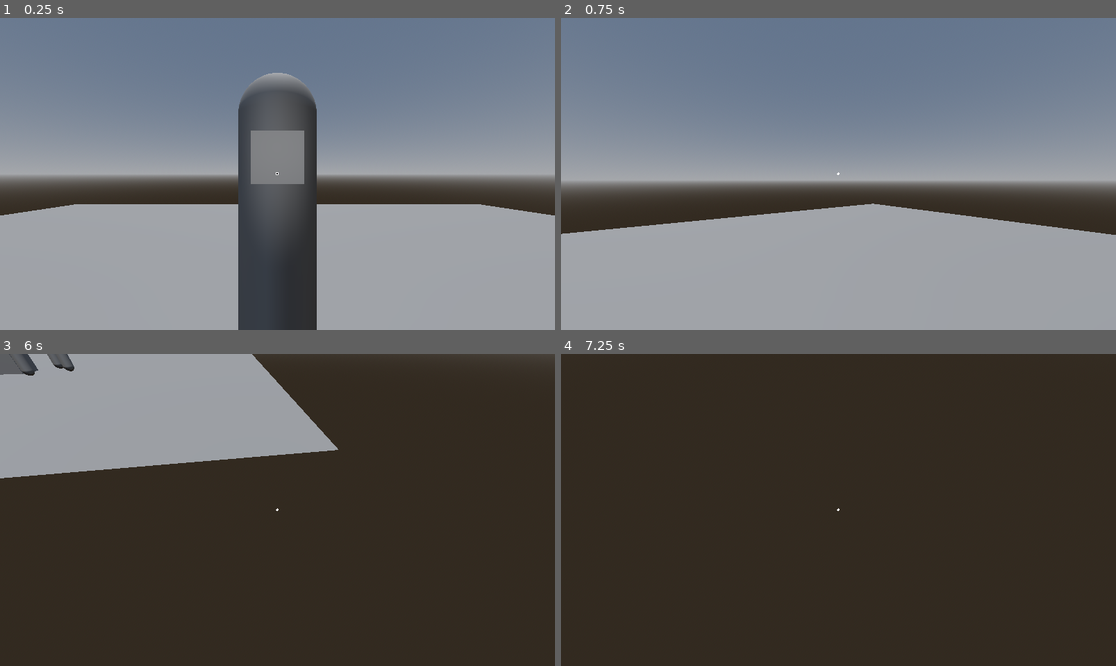
Above: before the commit, frames 1-4 (two rows, left to right).
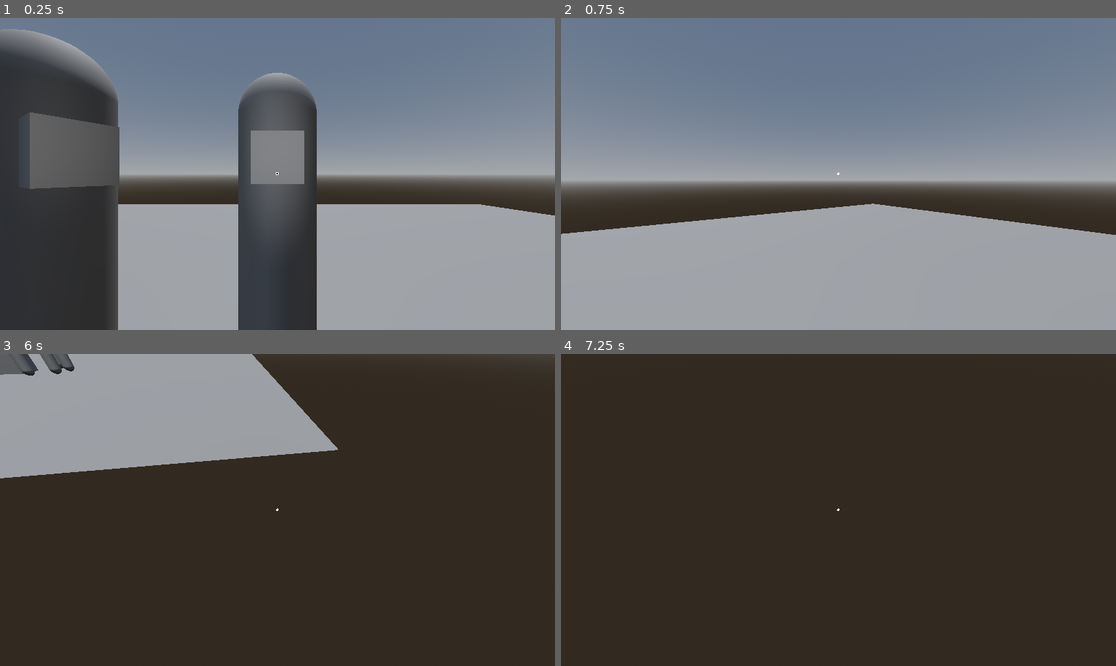
Above: after the commit, the same moments.

Repository: derpen/Godot-Dialogue-System
Game: Godot game, scene res://scene/main.tscn
Two runs of this game, one before a commit and one after it. Both use one fixed random seed, a clock stepped at 60 frames per second and the inputs below.
Inputs (mouse positions are in pixels of both pictures, inside the frame that each line leads up to):
- Up to frame 1 (0.25 s): no input
- Up to frame 2 (0.75 s): tap Enter at 0.5 s; move the mouse to (866, 174) at 0.52 s; hold W (move_forward) from 0.53 s (still down); click (866, 174) at 0.6 s
- Up to frame 3 (6 s): move the mouse to (249, 510) at 1.27 s; click (249, 510) at 1.35 s; move the mouse to (288, 503) at 2.02 s; tap Q at 2.1, 4.35 s; click (288, 503) at 2.3 s; move the mouse to (249, 572) at 2.77 s; click (249, 572) at 2.85 s; tap Space at 3.5, 5 s; move the mouse to (444, 556) at 3.52 s; release W (move_forward) at 3.53 s; hold A (move_left) 3.53-5.03 s; click (444, 556) at 3.6 s; tap Enter at 4.25 s; move the mouse to (111, 463) at 4.27 s; click (111, 463) at 4.55 s; move the mouse to (283, 510) at 5.02 s; hold W (move_forward) 5.03-5.78 s; click (283, 510) at 5.1 s; move the mouse to (255, 503) at 5.77 s; hold D (move_right) from 5.78 s (still down); click (255, 503) at 5.85 s
- Up to frame 4 (7.25 s): move the mouse to (866, 510) at 6.52 s; release D (move_right) at 6.53 s; hold W (move_forward) from 6.53 s (still down); tap Q at 6.6 s; click (866, 510) at 6.8 s

The runs differ from the first frame. In frame 1, 17% of the frame differs, in the area x 0-22%, y 3-100%; in frame 2, nothing differs; in frame 3, 0.1%; in frame 4, nothing differs.

Commit message:
A temporary stop

Diff:
--- a/interactable/interactable_action.gd
+++ b/interactable/interactable_action.gd
@@ -4,7 +4,28 @@
 ## A lot of voodoos in this file
 ## Apologies
 
-enum ACTION_TYPE { NORMAL_DIALOGUE, CHOICE, ITEM, CUSTOM_ACTION }
+enum ACTION_TYPE {
+	## Will show dialogue
+	NORMAL_DIALOGUE,
+
+	## Will spawn a button that is handled by Player class.
+	## Key will be the text of the button,
+	## while the value will be the next node.
+	## I should probably switch that up though, lol
+	CHOICE,
+
+	## Can give an item to the player, and also check if
+	## player has certain item, before allowing them
+	## to proceed down the action tree
+	ITEM,
+
+	## Stop interaction temporarily, next node will continue
+	## after being interacted again
+	STOP,
+
+	## Add your own action to do on each Action node
+	CUSTOM_ACTION
+	 }
 
 @export var action_type : ACTION_TYPE:
 	set(new_action_type):
@@ -86,6 +107,9 @@
 			elif action_type == ACTION_TYPE.ITEM:
 				_action_handle_item()
 
+			elif action_type == ACTION_TYPE.STOP:
+				_action_handle_stop()
+
 			elif action_type == ACTION_TYPE.CUSTOM_ACTION:
 				_action_handle_custom_action()
 	else:
@@ -141,6 +165,12 @@
 
 func _action_handle_choice() -> void:
 	player_character.dialogue_handler._choices_show(choices)
+
+
+func _action_handle_stop() -> void:
+	player_character._set_player_state_walking()
+	has_been_visited = true
+	reset_node = false ## Not sure this is needed ?
 
 
 func _action_handle_choice_picked(which_choice : NodePath) -> void:
@@ -250,6 +280,15 @@
 				"usage": PROPERTY_USAGE_EDITOR | PROPERTY_USAGE_STORAGE | PROPERTY_USAGE_SCRIPT_VARIABLE
 			})
 
+		if action_type == ACTION_TYPE.STOP:
+			ret.append({
+				"name": &"next_action",
+				"type": TYPE_NODE_PATH,
+				"hint" : PROPERTY_HINT_NODE_TYPE,
+				"hint_string" : "InteractableAction",
+				"usage": PROPERTY_USAGE_EDITOR | PROPERTY_USAGE_STORAGE | PROPERTY_USAGE_SCRIPT_VARIABLE
+			})
+
 		if action_type == ACTION_TYPE.CUSTOM_ACTION:
 			ret.append({
 				"name": &"custom_action",
--- a/scene/main.tscn
+++ b/scene/main.tscn
@@ -1,10 +1,11 @@
-[gd_scene load_steps=11 format=3 uid="uid://dvt72kowexqch"]
+[gd_scene load_steps=12 format=3 uid="uid://dvt72kowexqch"]
 
 [ext_resource type="PackedScene" uid="uid://eun1ujiv3phy" path="res://player/Player.tscn" id="1_itxqv"]
 [ext_resource type="PackedScene" uid="uid://dgwydnjkbagj5" path="res://scene/chair.tscn" id="2_v0l8b"]
 [ext_resource type="PackedScene" uid="uid://bjkr0ao1woxql" path="res://scene/npc_test_item_giver.tscn" id="3_wp4xf"]
 [ext_resource type="PackedScene" uid="uid://i3wsjs7e1kj1" path="res://scene/npc_test_item_receiver.tscn" id="4_brvut"]
 [ext_resource type="PackedScene" uid="uid://c63ybpwk6l64e" path="res://scene/npc_test_kidnapper.tscn" id="5_0ha60"]
+[ext_resource type="PackedScene" uid="uid://cvw88yvj07k1j" path="res://scene/npc_test_stop.tscn" id="6_4j5ol"]
 
 [sub_resource type="ProceduralSkyMaterial" id="ProceduralSkyMaterial_itxqv"]
 
@@ -49,3 +50,6 @@
 
 [node name="NPCKidnapper" parent="." instance=ExtResource("5_0ha60")]
 transform = Transform3D(1, 0, 0, 0, 1, 0, 0, 0, 1, 0, 0, 1.02941)
+
+[node name="NPCItemGiver2" parent="." instance=ExtResource("6_4j5ol")]
+transform = Transform3D(-0.5, 0, -0.866025, 0, 1, 0, 0.866025, 0, -0.5, -0.853191, 0, -0.765499)
--- /dev/null
+++ b/scene/npc_test_stop.tscn
@@ -0,0 +1,48 @@
+[gd_scene load_steps=6 format=3 uid="uid://cvw88yvj07k1j"]
+
+[ext_resource type="PackedScene" uid="uid://b55ybw77u563" path="res://interactable/interactable.tscn" id="1_e7cgo"]
+[ext_resource type="PackedScene" uid="uid://t5x38d5w0gmf" path="res://interactable/interactable_action.tscn" id="2_5xya2"]
+
+[sub_resource type="CapsuleShape3D" id="CapsuleShape3D_i76gx"]
+radius = 0.2
+
+[sub_resource type="BoxMesh" id="BoxMesh_i76gx"]
+size = Vector3(0.2, 0.2, 0.2)
+
+[sub_resource type="CapsuleMesh" id="CapsuleMesh_4ea8n"]
+radius = 0.2
+
+[node name="NPCItemGiver" type="CharacterBody3D"]
+collision_layer = 5
+collision_mask = 0
+
+[node name="Interactable" parent="." node_paths=PackedStringArray("focus_target") instance=ExtResource("1_e7cgo")]
+focus_target = NodePath("../CollisionShape3D/head/FocusTarget")
+
+[node name="FirstDialogue" parent="Interactable" instance=ExtResource("2_5xya2")]
+dialogues = Array[String](["Good day", "It's a bit cold out
+here, isn't it", "Make sure to get
+home quickly"])
+next_action = NodePath("Break")
+
+[node name="Break" parent="Interactable/FirstDialogue" instance=ExtResource("2_5xya2")]
+action_type = 3
+next_action = NodePath("FinalDialogue")
+
+[node name="FinalDialogue" parent="Interactable/FirstDialogue/Break" instance=ExtResource("2_5xya2")]
+dialogues = Array[String](["It's dangerous out here"])
+
+[node name="CollisionShape3D" type="CollisionShape3D" parent="."]
+transform = Transform3D(1, 0, 0, 0, 1, 0, 0, 0, 1, 0, 1, 0)
+shape = SubResource("CapsuleShape3D_i76gx")
+
+[node name="head" type="MeshInstance3D" parent="CollisionShape3D"]
+transform = Transform3D(1, 0, 0, 0, 1, 0, 0, 0, 1, 0, 0.56144, -0.196867)
+mesh = SubResource("BoxMesh_i76gx")
+skeleton = NodePath("../..")
+
+[node name="FocusTarget" type="Node3D" parent="CollisionShape3D/head"]
+
+[node name="MeshInstance3D" type="MeshInstance3D" parent="CollisionShape3D"]
+mesh = SubResource("CapsuleMesh_4ea8n")
+skeleton = NodePath("../..")
